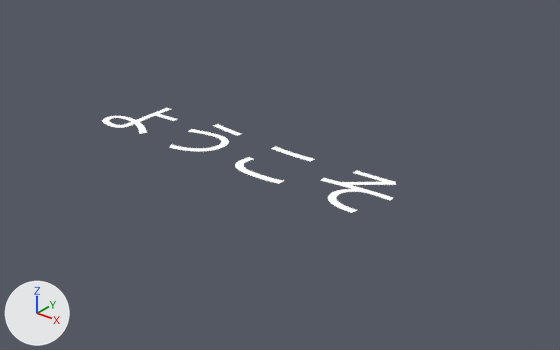
The Blender file rendermarker.welcome.blend, before and after one commit.
Rendered twice from a camera (50 mm lens) standing at (5.13, -6.84, 3.47) and looking at (0.41, -0.94, -0.18). The axes (+X, +Y, +Z) are drawn at lower left. The lights are the same throughout. Text is drawn in Blender's own font.

The first picture shows 'Text.058'.
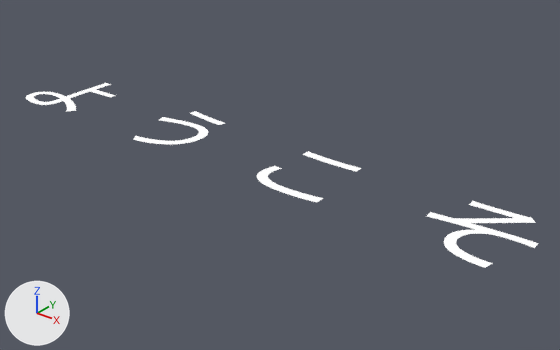
Commit message: New welcome screen

What differs and where, as boxes [x1, y1, x2, y2] in the pictures (560 x 350 px):
```json
{"object": "Text.058", "change": "reshaped", "before": [102, 108, 396, 213], "after": [26, 83, 539, 268], "on screen": "74% wider, 75% taller"}
```

Edits to the scene script, one JSON object a line:
```json
{"op": "add", "block": "txt_text_268", "code": "txt_text_268.size = 1.285"}
{"op": "add", "block": "txt_text_268", "code": "txt_text_268.space_line = 0.6"}
{"op": "add", "block": "txt_text_268", "code": "txt_text_268.space_character = 1.9"}
```
